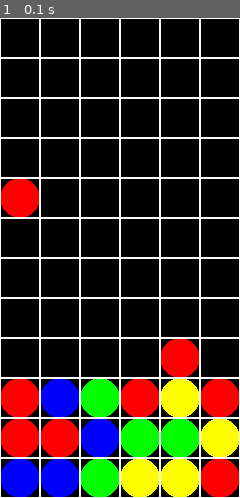
Above: before the commit, frame 1.
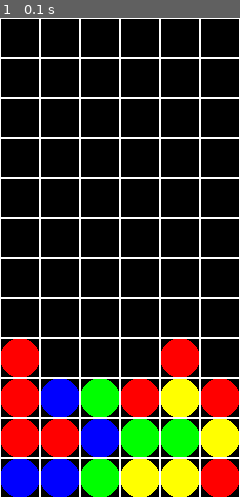
Above: after the commit, the same moment.

Repository: osushi-san/pygame_puyopuyo
Game: pygame game, started from main.py
The game is run twice, just before and just after one commit, with the same random seed, the same clock (stepped at 60 frames per second) and the same inputs.
Inputs:
- Up to frame 1 (0.1 s): no input

The runs differ from the first frame. In frame 1, 2.1% of the frame differs, in the area x 0-17%, y 33-75%.

Commit message:
落下するように変更

Diff:
--- a/main.py
+++ b/main.py
@@ -1,3 +1,4 @@
+import time
 import sys
 import pygame
 
@@ -26,7 +27,7 @@
 def draw_from_board(surface, board):
     for x in range(1, 7):
         for y in range(1, 13):
-            if 1 <= board[x][y] <= 4:
+            if 0 <= board[x][y] <= 4:
                 draw_puyo(surface, COLOR_DICT[board[x][y]], x, y)
             else:
                 draw_puyo_frame(surface, x, y)
@@ -42,6 +43,19 @@
     upper_y = (12 - y) * SIZE
     rect = pygame.Rect(left_x, upper_y, SIZE, SIZE)
     pygame.draw.rect(surface, RGB_WHITE, rect, 1)
+
+def fall(board):
+    change_flag = False
+    for x in range(1, 7):
+        new_y = 1
+        for y in range(1, 13):
+            if board[x][y] is not 0:
+                if y is not new_y:
+                    board[x][new_y] = board[x][y]
+                    board[x][y] = 0
+                    change_flag = True
+                new_y += 1
+    return change_flag
 
 # prepare
 pygame.init()
@@ -79,4 +93,8 @@
         if event.type == pygame.QUIT:
             pygame.quit()
             sys.exit(0)
+    is_change = fall(board)
+    if is_change:
+        draw_from_board(surface, board)
     pygame.display.update()
+    time.sleep(0.5)
